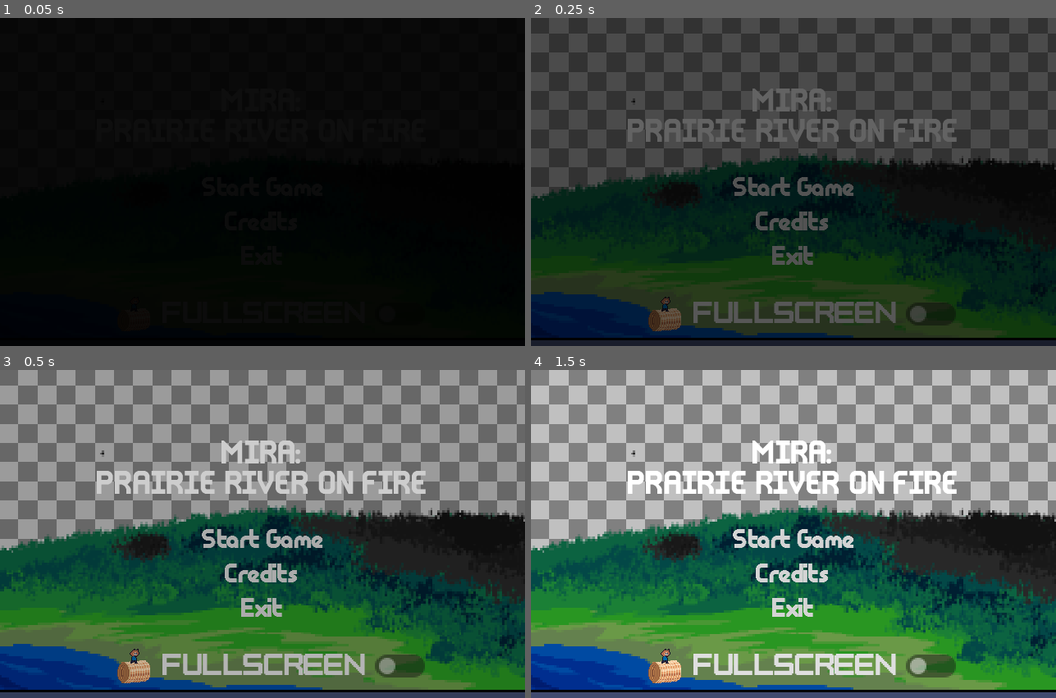
Above: before the commit, frames 1-4 (two rows, left to right).
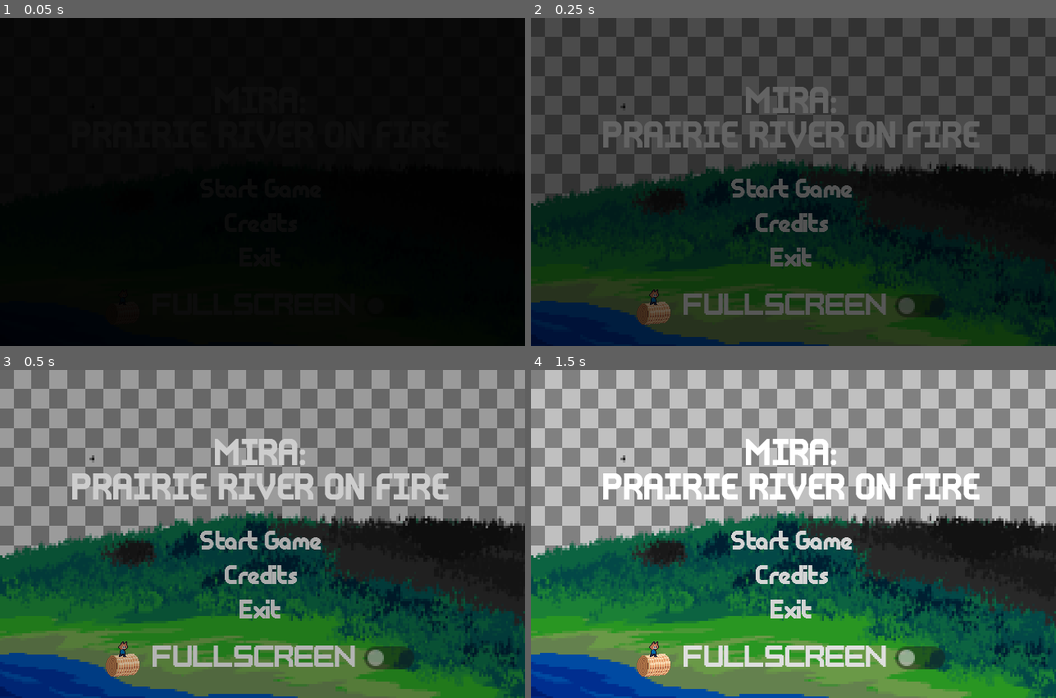
Above: after the commit, the same moments.

Repository: ColtonPhillips/its-spreading
Game: Godot game, scene res://scenes/gui/main_menu/main_menu.tscn
The game is run twice, just before and just after one commit, with the same random seed, the same clock (stepped at 60 frames per second) and the same inputs. Sound files missing from this copy of the repository are replaced by a short silence.
Inputs:
- Up to frame 1 (0.05 s): no input
- Up to frame 2 (0.25 s): no input
- Up to frame 3 (0.5 s): no input
- Up to frame 4 (1.5 s): hold D (move_right) 0.53-1.28 s; tap Enter at 1.25 s; hold S (move_down) from 1.28 s (still down)

The runs differ from the first frame. In frame 2, 33% of the frame differs, in the area x 0-100%, y 0-100%; in frame 3, 46%; in frame 4, 50%.

Commit message:
critical support for full screen

Diff:
--- a/scenes/global.gd
+++ b/scenes/global.gd
@@ -10,3 +10,11 @@
 		DisplayServer.window_set_mode(DisplayServer.WINDOW_MODE_FULLSCREEN)
 	else:
 		DisplayServer.window_set_mode(DisplayServer.WINDOW_MODE_WINDOWED)
+
+func Toggle_Fullscreen_On():
+	ToggledOn = true
+	DisplayServer.window_set_mode(DisplayServer.WINDOW_MODE_FULLSCREEN)
+
+func Toggle_Fullscreen_Off():
+	ToggledOn = false
+	DisplayServer.window_set_mode(DisplayServer.WINDOW_MODE_WINDOWED)
--- a/scenes/gui/main_menu/main_menu.gd
+++ b/scenes/gui/main_menu/main_menu.gd
@@ -1,19 +1,17 @@
 extends CanvasLayer
 
-@export var start_game_scene: Resource
-@export var credits_scene: Resource
+@export var start_game_scene: String
+@export var credits_scene: String
 
 func _enter_tree():
 	$Fader.play('fade_in')
 
 func _on_start_game_link_pressed():
-	#get_tree().change_scene_to_file(start_game_scene)
-	print(start_game_scene)
-	get_tree().change_scene_to_packed(start_game_scene)
+	get_tree().change_scene_to_file(start_game_scene)
 
 func _on_credits_link_pressed():
 	#get_tree().change_scene_to_file(credits_scene)
-	get_tree().change_scene_to_packed(credits_scene)
+	get_tree().change_scene_to_file(credits_scene)
 
 func _on_exit_link_pressed():
 	get_tree().quit();
@@ -21,7 +19,6 @@
 
 func _on_check_button_toggled(toggled_on):
 	if toggled_on:
-		DisplayServer.window_set_mode(DisplayServer.WINDOW_MODE_FULLSCREEN)
+		Global.Toggle_Fullscreen_On()
 	else:
-		DisplayServer.window_set_mode(DisplayServer.WINDOW_MODE_WINDOWED)
-	print (DisplayServer.window_get_mode())
+		Global.Toggle_Fullscreen_Off()
--- a/scenes/gui/main_menu/main_menu.tscn
+++ b/scenes/gui/main_menu/main_menu.tscn
@@ -1,9 +1,7 @@
-[gd_scene load_steps=21 format=3 uid="uid://c6djgc5rsd3g2"]
+[gd_scene load_steps=19 format=3 uid="uid://c6djgc5rsd3g2"]
 
 [ext_resource type="Script" path="res://scenes/gui/main_menu/main_menu.gd" id="2_7dbyw"]
 [ext_resource type="Theme" uid="uid://ybvdicuwr115" path="res://scenes/gui/main_menu/main_menu.tres" id="3_84nfo"]
-[ext_resource type="PackedScene" uid="uid://27phkm3uydxm" path="res://scenes/world.tscn" id="3_h4g7h"]
-[ext_resource type="PackedScene" uid="uid://51831lqhf2oq" path="res://scenes/gui/credits/credits.tscn" id="3_m02a8"]
 [ext_resource type="Texture2D" uid="uid://ccilmhs4gr7ct" path="res://res/art/main_menu/menu_background.png" id="4_h22au"]
 [ext_resource type="FontFile" uid="uid://dm3ughxiux3id" path="res://res/font/ttf/lowres/ChevyRay - Bird Seed.ttf" id="6_0fs6r"]
 [ext_resource type="FontFile" uid="uid://bsgwxsvilbma6" path="res://res/font/ttf/highres/ChevyRay - Rise.ttf" id="6_3h4sx"]
@@ -17,7 +15,7 @@
 
 [sub_resource type="Theme" id="Theme_mc04k"]
 default_font = ExtResource("6_3h4sx")
-default_font_size = 14
+default_font_size = 16
 
 [sub_resource type="Theme" id="Theme_3mdx1"]
 default_font = ExtResource("7_3y3mg")
@@ -98,12 +96,12 @@
 
 [node name="MainMenu" type="CanvasLayer"]
 script = ExtResource("2_7dbyw")
-start_game_scene = ExtResource("3_h4g7h")
-credits_scene = ExtResource("3_m02a8")
+start_game_scene = "res://scenes/world.tscn"
+credits_scene = "res://scenes/gui/credits/credits.tscn"
 
 [node name="Sprite2D" type="Sprite2D" parent="."]
-position = Vector2(-2, -3)
-scale = Vector2(0.73, 0.73)
+position = Vector2(-4, -1)
+scale = Vector2(0.681818, 0.74359)
 texture = ExtResource("4_h22au")
 offset = Vector2(242, 136.5)
 
@@ -120,7 +118,7 @@
 theme = ExtResource("3_84nfo")
 
 [node name="TitleLabel" type="Label" parent="MainMenuContainer/MenuLabelsContainer"]
-custom_minimum_size = Vector2(0, 50)
+custom_minimum_size = Vector2(0, 51.975)
 layout_mode = 2
 theme = SubResource("Theme_mc04k")
 text = "MIRA:
@@ -155,10 +153,10 @@
 [node name="CheckButton" type="CheckButton" parent="MainMenuContainer/MenuLabelsContainer/Node2D"]
 custom_minimum_size = Vector2(200, 0)
 layout_direction = 2
-offset_left = -1.28079
-offset_top = 113.202
-offset_right = 198.719
-offset_bottom = 144.202
+offset_left = 6.60099
+offset_top = 108.276
+offset_right = 206.601
+offset_bottom = 139.276
 tooltip_text = "Thank you for playing my game!"
 theme = SubResource("Theme_r36pu")
 theme_override_styles/focus = SubResource("StyleBoxEmpty_e0hpo")
